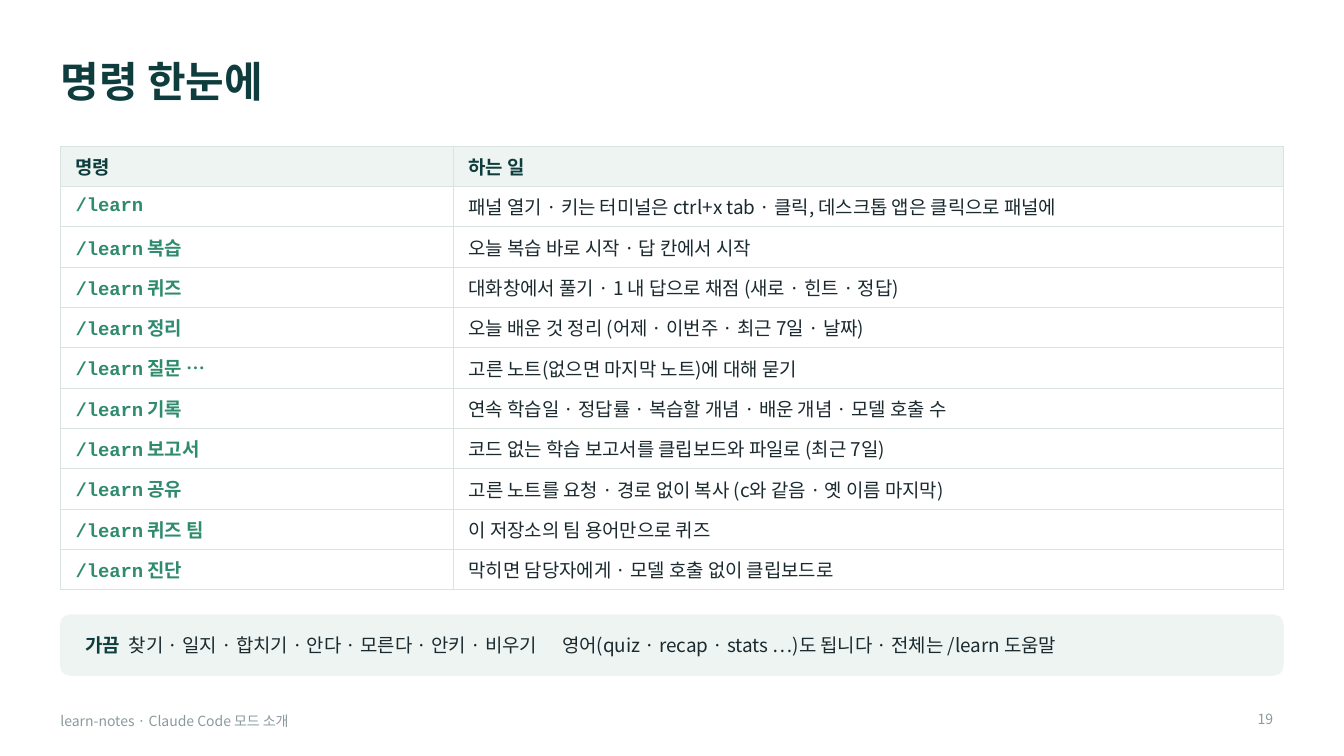
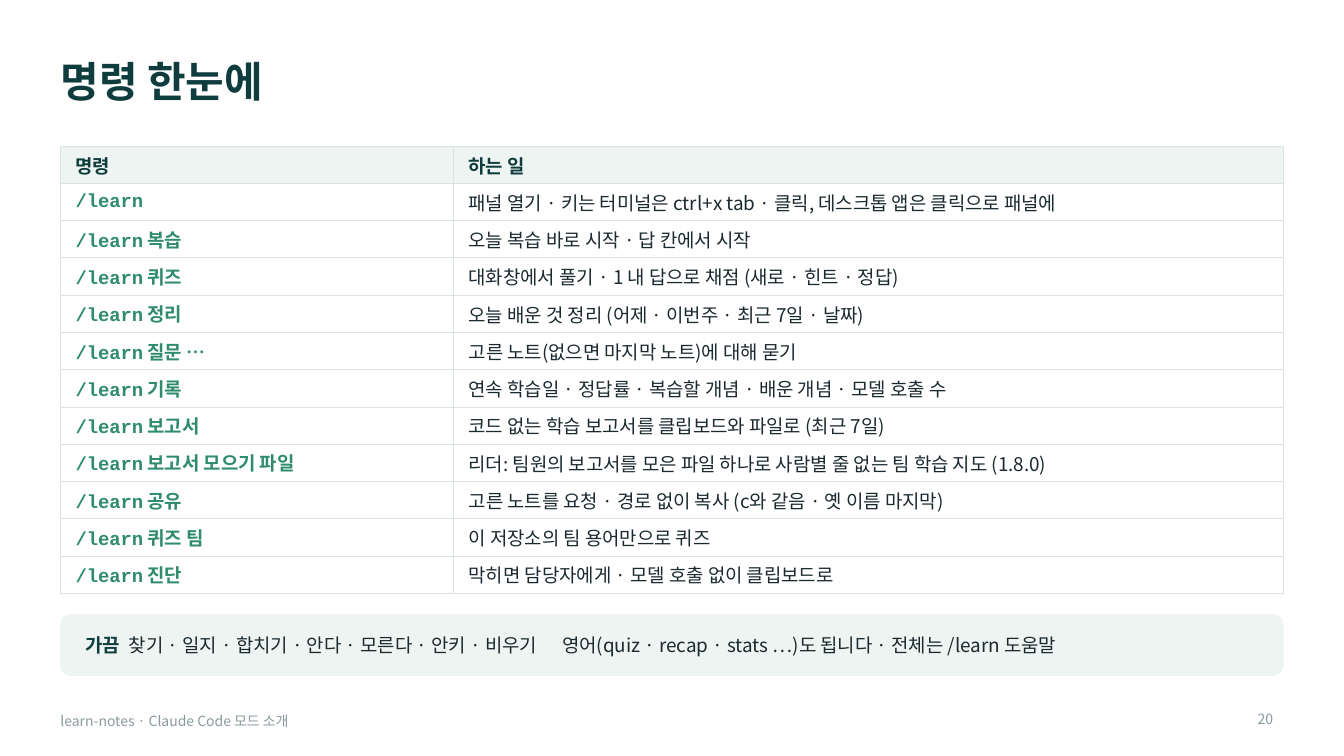
Before and after one commit to Owen-YC/learn-notes, a slide deck: slide 20 of docs/team/learn-notes-intro.pptx (slide 19 before the commit). Drawn at 1344x756 pixels with LibreOffice and Linux fonts; fonts in the diff are those of the drawing. Boxes give left, top, right and bottom in pixels: in the first picture for what was removed or moved away, otherwise in the second. Text is boxed around its words. In the diff, an @@ line names an element or a change of style, - is before the commit and + after.

```diff
--- a/docs/team/learn-notes-intro.pptx
+++ b/docs/team/learn-notes-intro.pptx
@@ table at (60,146,1284,588) @@
+row 9: /learn 보고서 모으기 파일 | 리더: 팀원의 보고서를 모은 파일 하나로 사람별 줄 없는 팀 학습 지도 (1.8.0)
@@ page number at (1258,713,1274,724): text changed @@
-19
+20
```
Also in this commit, not shown: 16 other slides changed, 2 slides added, 22 other files.
